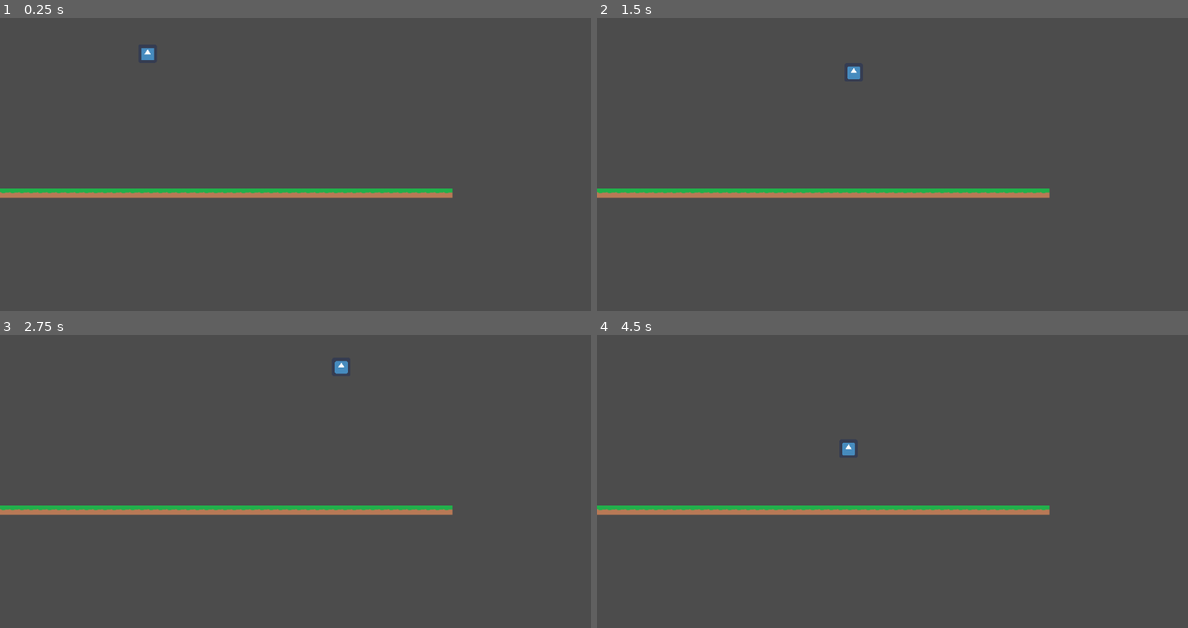
Above: before the commit, frames 1-4 (two rows, left to right).
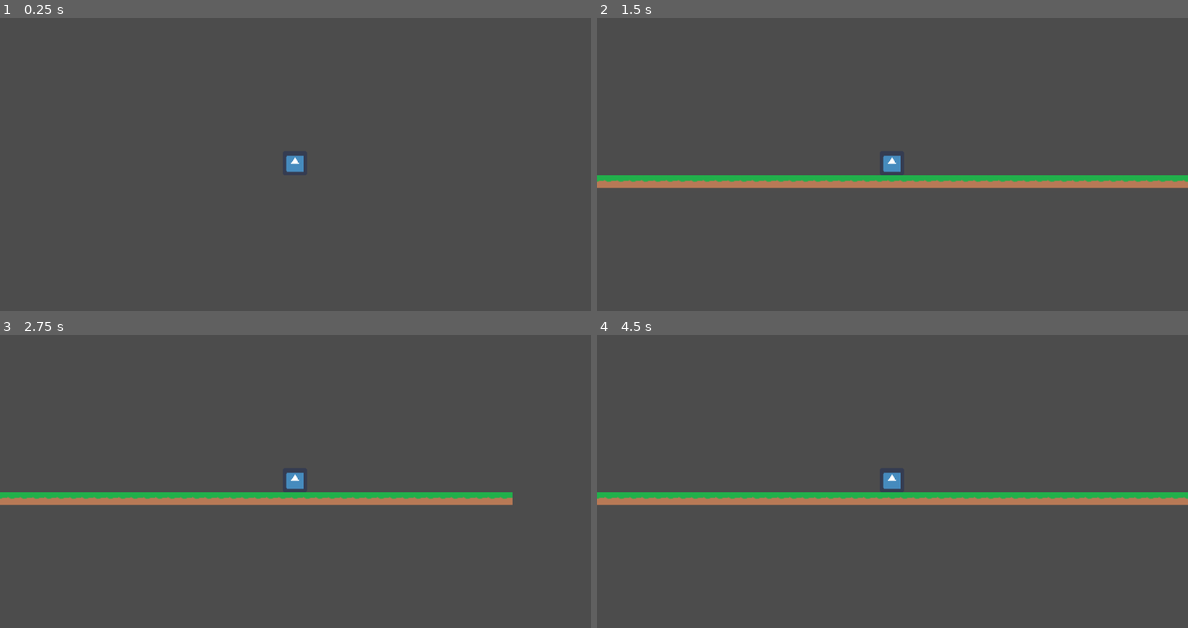
Above: after the commit, the same moments.

Repository: iloveusername/CodeOrCreateNerdsGame
Game: Godot game, scene res://Scenes/Test Scene.tscn
Two runs of this game, one before a commit and one after it. Both use one fixed random seed, a clock stepped at 60 frames per second and the inputs below. The engine's default icon, where the game draws it, is replaced by a stand-in: a white triangle on a blue panel in a dark square.
Inputs:
- Up to frame 1 (0.25 s): no input
- Up to frame 2 (1.5 s): hold Right (ui_right) 0.53-1.28 s; hold Space (ui_select) 0.53-1.28 s; hold Down (ui_down) from 1.28 s (still down); tap Space (ui_select) at 1.35 s
- Up to frame 3 (2.75 s): tap Space (ui_select) at 1.52, 1.82 s; tap Enter at 2 s; release Down (ui_down) at 2.03 s; hold Right (ui_right) from 2.03 s (still down); hold Space (ui_select) from 2.03 s (still down)
- Up to frame 4 (4.5 s): release Right (ui_right) at 2.78 s; release Space (ui_select) at 2.78 s; hold Up (ui_up) 2.78-3.53 s; tap Space (ui_select) at 2.85, 3.02, 3.32, 3.5, 4.35 s; hold Space (ui_select) 3.53-4.28 s; hold Left (ui_left) from 3.53 s (still down)

The runs differ from the first frame. In frame 1, 2.8% of the frame differs, in the area x 0-77%, y 10-62%; in frame 2, 7.3%, in the area x 0-100%, y 16-62%; in frame 3, 6.7%; in frame 4, 7.3%.

Commit message:
Better Char Script Kinda

Diff:
--- a/Scenes/Player.tscn
+++ b/Scenes/Player.tscn
@@ -22,3 +22,12 @@
 texture = ExtResource( 1 )
 
 [node name="Camera2D" type="Camera2D" parent="KinematicBody2D"]
+position = Vector2( 0.707123, -9.89951 )
+current = true
+zoom = Vector2( 0.75, 0.75 )
+
+[node name="RayCast2D" type="RayCast2D" parent="KinematicBody2D"]
+position = Vector2( 0, -15.4338 )
+scale = Vector2( 1, 0.31 )
+enabled = true
+collide_with_areas = true
--- a/Scripts/Player.gd
+++ b/Scripts/Player.gd
@@ -5,13 +5,15 @@
 const FRICTION = 0.1
 const AIR_RESISTENCE = 0.02
 const GRAVITY = 11
-const JUMP_FORCE = 66
+const JUMP_FORCE = 300
 
 var motion = Vector2.ZERO
-var maxSpeed = 64
+var maxSpeed = 200
 var xDir = 1
 var yDir = 1
 var spriteDir = 1
+
+onready var rayCast = $RayCast2D
 
 func _physics_process(delta):
 
@@ -23,13 +25,15 @@
 #X Motion
 	if xDir != 0:
 		motion.x += xDir * ACCELERATION * delta
-		maxSpeed = 64
 	else:
 		motion.x = lerp(motion.x, 0, FRICTION)
 
+#Clamp X Speed
+	motion.x = clamp(motion.x, -maxSpeed, maxSpeed)
+
 #Y Motion
-	if Input.is_action_pressed("ui_select"):
-				motion.y = -JUMP_FORCE
+	if Input.is_action_pressed("ui_select") && rayCast.is_colliding():
+		motion.y = -JUMP_FORCE
 
 	motion.y += GRAVITY
 
